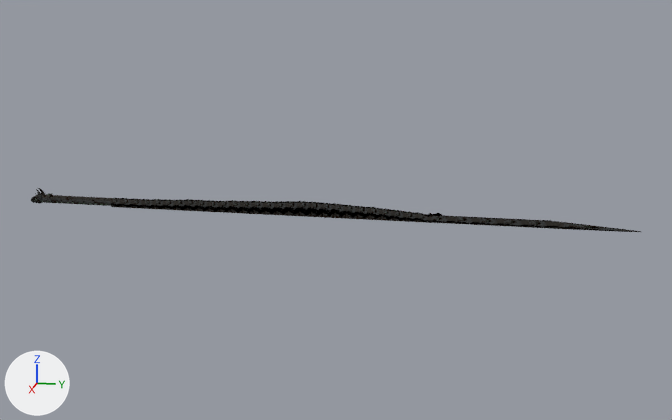
Renders of the FBX model Genesis Zero/Assets/Models/AI Models/Snake_boss_anims/Snake_boss_base_Pose.fbx from each side of a commit.
Rendered twice from a 50 mm lens placed at (262.0, 150.6, 67.7), pointed at (-1.1, 97.9, 1.9). Every picture has the same lights, and +X, +Y and +Z are marked at lower left. Where no turn or scale is listed for an object, it has been applied to the vertices.

Before the edit, the objects in view are built like this:
```python
me_bottom_jaw = bpy.data.meshes.new('Bottom_Jaw')
me_bottom_jaw.from_pydata(...)  # 32156 vertices, 30407 faces; spans x -2.0..2.0, y 0.0..185.0, z 0.0..5.0
# faces by material slot: [24566, 5841]
me_bottom_jaw.materials.append(mat_snake_boss_body)
me_bottom_jaw.materials.append(mat_snake_boss_head)
ob_top_jaw = bpy.data.objects.new('Top_Jaw', me_bottom_jaw)
ob_top_jaw.location = (0.0, 0.0, 0.0)
```
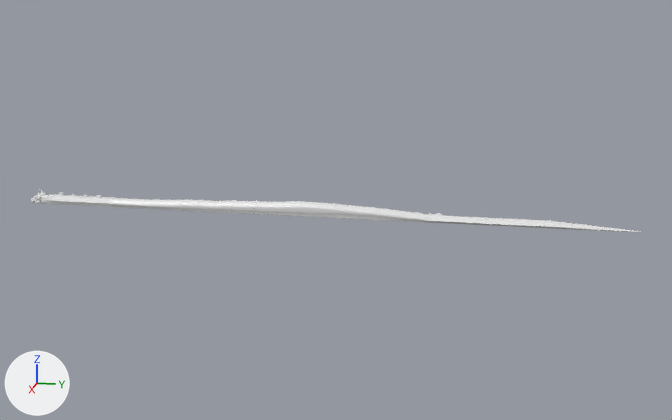
Where the newer file only moved an object's origin or applied its transform, the numbers keep the older frame.

Pixel boxes [x1, y1, x2, y2] of what changed, in the pictures (672 x 420 px):
'Top_Jaw', reshaped
    before: [31, 188, 641, 232]
    after: [31, 189, 641, 232]
part 1 of me_bottom_jaw, cut back
    before: [31, 188, 117, 207]
    after: [31, 191, 117, 207]
part 2 of me_bottom_jaw, recoloured
    both: [113, 198, 641, 232]

The change in detail:
Material 'Material' (mat_material) is new.
Its base color is (0.8, 0.8, 0.8) (white #e7e7e7).
Its roughness is 0.4.
me_bottom_jaw is used by ob_top_jaw; location (0.0, 0.0, 0.0).
me_bottom_jaw had 32156 vertices, 30407 faces and spanned x -2.0..2.0, y 0.0..185.0, z 0.0..5.0.
me_bottom_jaw no longer uses material mat_snake_boss_head.
me_bottom_jaw now has 27850 vertices, 25312 faces and spans x -2.0..2.0, y 0.0..185.0, z -1.0..4.0.
me_bottom_jaw part 1: 1084 vertices moved within x -2.0..2.0, y 0.0..29.0, z 0.0..4.0; 4253 vertices removed from x -2.0..2.0, y 1.0..30.0, z 0.0..5.0; 1458 vertices added at x -2.0..2.0, y 0.0..29.0, z -1.0..4.0.
me_bottom_jaw part 2: 19809 faces spanning x -2.0..2.0, y 8.0..185.0, z 0.0..4.0 switch from mat_snake_boss_body to mat_material (white #e7e7e7).
